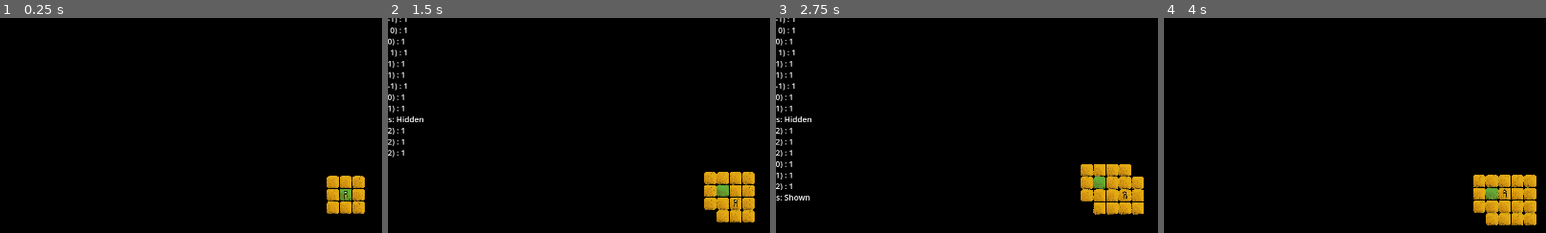
Above: before the commit, frames 1-4 (left to right).
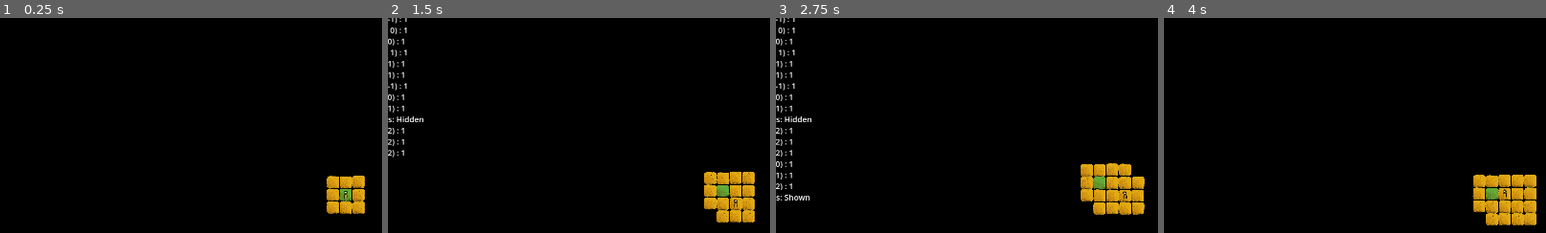
Above: after the commit, the same moments.

Repository: arrayewhy/Worlds
Game: Godot game, scene res://Scenes/Main.tscn
Same seed, same stepped clock (60 frames per second), same inputs: the game is played once before the commit and once after it. The project has no main scene, so this scene is started directly.
Inputs:
- Up to frame 1 (0.25 s): no input
- Up to frame 2 (1.5 s): tap Enter (Enter) at 0.5, 0.6 s; hold D (Right) 0.53-1.28 s; hold S (Down) from 1.28 s (still down); tap ` (Tilde) at 1.35 s
- Up to frame 3 (2.75 s): release S (Down) at 2.03 s; hold D (Right) from 2.03 s (still down); tap Enter (Enter) at 2.1 s
- Up to frame 4 (4 s): release D (Right) at 2.78 s; hold W (Up) 2.78-3.53 s; tap ` (Tilde) at 2.85 s; hold A (Left) from 3.53 s (still down); tap Enter (Enter) at 3.6 s
The pictures show only the part of the screen within x 5-55%, y 9-59%; the shares and areas given below are measured in that part.

The runs differ from the first frame. In frame 1, 0.3% of the frame differs, in the area x 85-96%, y 73-92%; in frame 2, 0.4%; in frame 3, 0.5%, in the area x 79-97%, y 67-92%; in frame 4, 0.5%.

Commit message:
Randomise [Biome Positions slightly]

Diff:
--- a/worlds/Scripts/Biome-Spawner.gd
+++ b/worlds/Scripts/Biome-Spawner.gd
@@ -12,7 +12,11 @@
 	var newBiome = Instantiate_BiomeNode(type);
 
 	biomeHolder.add_child(newBiome);
-	newBiome.position = gPos * World.cellSize;
+	# Position New Biome in World Space
+	var newPos:Vector2 = Vector2(gPos) * World.cellSize;
+	# Randomise position slightly
+	newPos += Vector2(randf_range(-8, 8), randf_range(-8, 8));
+	newBiome.position = newPos;
 
 	World.Record_Biomes({gPos:newBiome});
 
